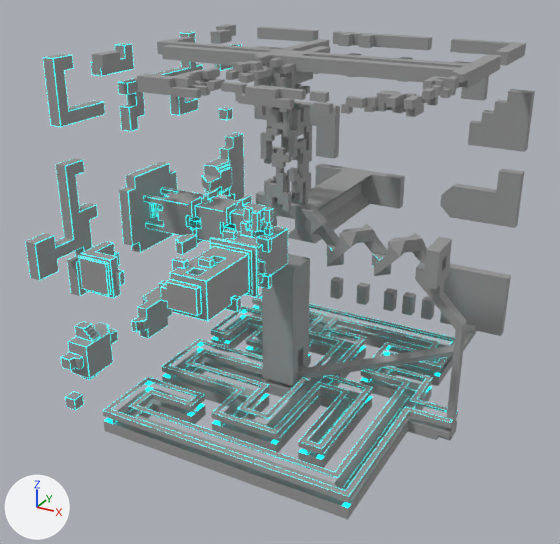
The FBX model assets/models/Level1wedge.fbx, before and after one commit.
Both versions are drawn from a camera (50 mm lens) standing at (915.0, -1698.0, 1229.0) and looking at (2.0, -37.0, 398.0). The lights are fixed; the arrows at lower left show +X, +Y and +Z. Where no turn or scale is listed for an object, it has been applied to the vertices. Vertices at the same position are counted once.

In view in the first picture: 'slot393'.
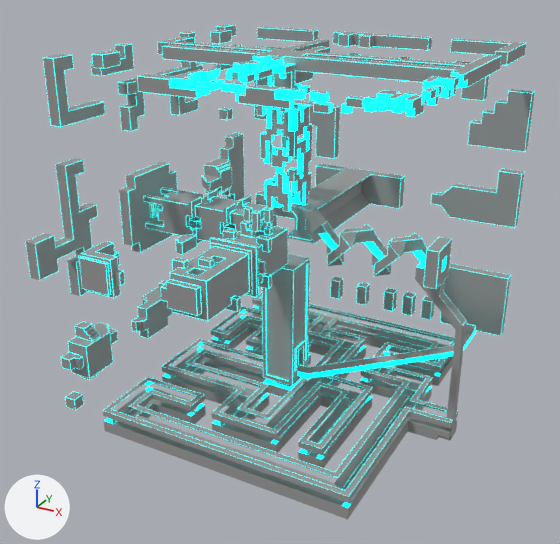
Location of each change, (x1, y1, x2, y2) in pixels of the pictures (560 x 544 px):
part 1 of me_slot393, built on
    before: (262, 170, 474, 386)
    after: (92, 24, 535, 400)
part 2 of me_slot393, recoloured (grey to cyan)
    both: (169, 55, 476, 390)

Patch to the scene script:
```diff
--- a/assets/models/Level1wedge.fbx.py
+++ b/assets/models/Level1wedge.fbx.py
@@ me_slot393 @@
 # used by ob_slot393; location = (0.0, 0.0, 0.0)
-me_slot393.from_pydata(...)  # 11145 vertices, 16862 faces; spans x -464.0..496.0, y -464.0..496.0, z 16.0..960.0
+me_slot393.from_pydata(...)  # 14267 vertices, 19988 faces; spans x -464.0..496.0, y -464.0..496.0, z 16.0..960.0
+# me_slot393 part 1: 18 vertices removed from x -48.0..400.0, y -48.0..464.0, z 64.0..544.0; 3140 vertices added at x -464.0..496.0, y -432.0..496.0, z 17.0..960.0
+# me_slot393 part 2: 1220 faces spanning x -64.0..464.0, y -432.0..496.0, z 48.0..960.0 switch from mat_slot393 (grey #999999) to mat_material_001 (cyan #00e7e5)
```
